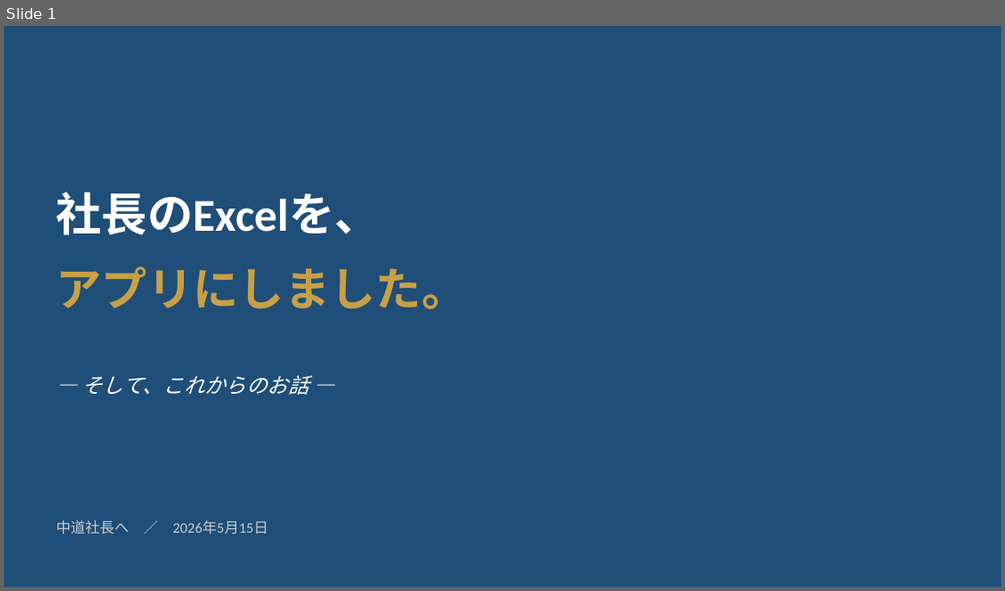
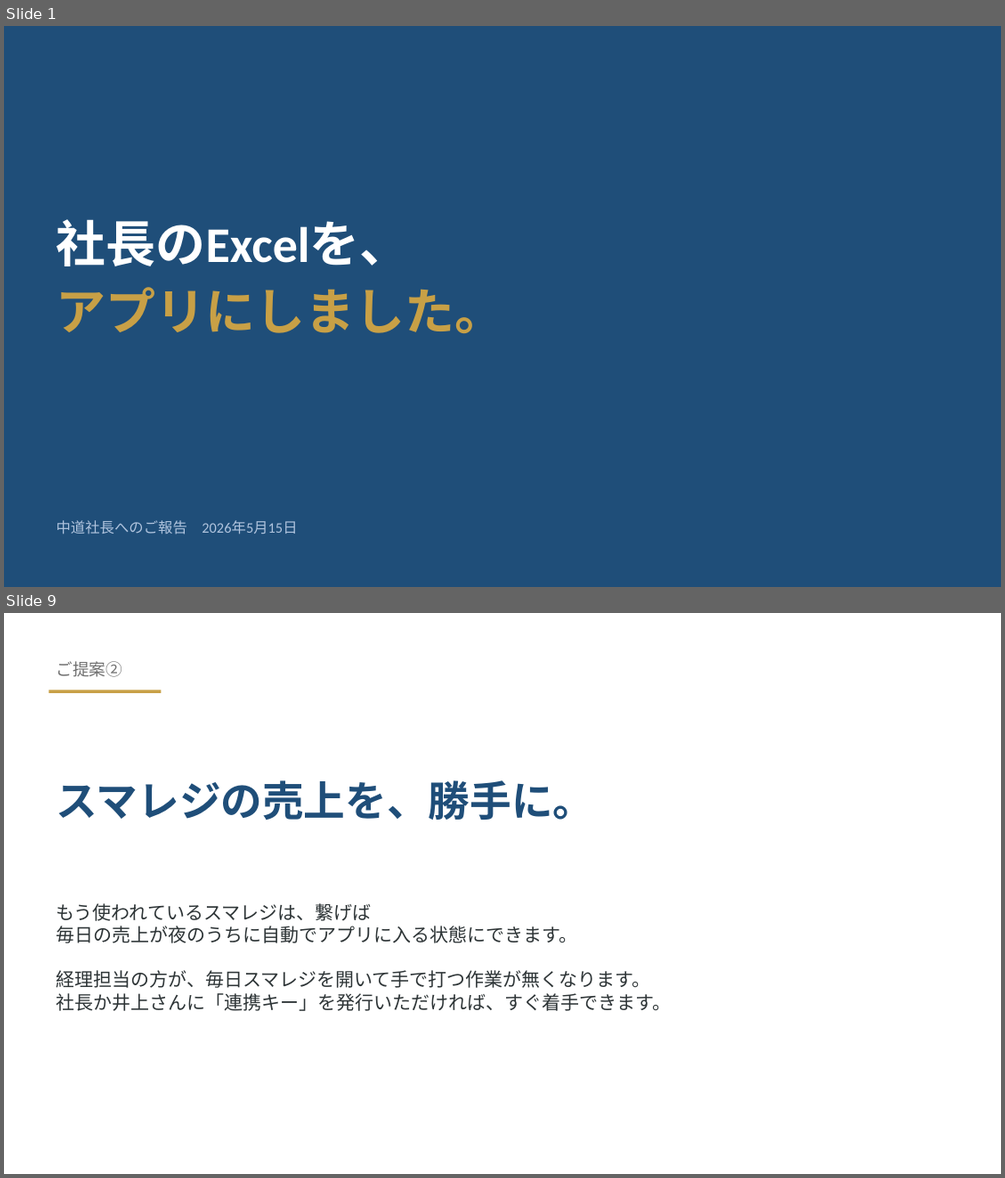
Before and after one commit to lbnakao/grcarsystem, a slide deck: 中道社長向け_資金管理_v10反映ご報告.pptx. Shown one above the other, each under a label of ours: slide 1 before the commit, slides 1 and 9 after it; the slides between them are not shown. The pictures are 1005x591 and 1005x1178 pixels, drawn with LibreOffice and Linux fonts; fonts in the diff are those of the drawing. Boxes give left, top, right and bottom in pixels: in the first picture for what was removed or moved away, otherwise in the second. Text is boxed around its words. In the diff, an @@ line names an element or a change of style, - is before the commit and + after.

```diff
--- a/中道社長向け_資金管理_v10反映ご報告.pptx
+++ b/中道社長向け_資金管理_v10反映ご報告.pptx
@@ slide 9 added at <box>4,613,1001,1174</box>, background #FFFFFF @@
@@ text added at <box>57,661,122,677</box>, 16 pt, text #707070 @@
+ご提案②
@@ line added from (48, 691) to (161, 691), #C8A046 3 pt @@
@@ text added at <box>57,780,595,819</box>, 40 pt, text #1F4E79, bold @@
+スマレジの売上を、勝手に。
@@ text added at <box>57,903,672,1011</box>, 18 pt, text #2D3436 @@
+もう使われているスマレジは、繋げば
+毎日の売上が夜のうちに自動でアプリに入る状態にできます。
+経理担当の方が、毎日スマレジを開いて手で打つ作業が無くなります。
+社長か井上さんに「連携キー」を発行いただければ、すぐ着手できます。
@@ slide 1 changed as well @@
@@ text "社長のExcelを、" at <box>57,219,410,266</box>: size 44 to 48 pt @@
@@ text "社長のExcelを、": place and size @@
-text "社長のExcelを、" at <box>57,192,380,235</box>
+text "社長のExcelを、" at <box>57,219,410,266</box>
@@ text "アプリにしました。": place and size @@
-text "アプリにしました。" at <box>57,266,468,309</box>
+text "アプリにしました。" at <box>57,287,505,333</box>
@@ text "アプリにしました。" at <box>57,287,505,333</box>: size 44 to 48 pt @@
@@ text removed at <box>81,375,308,394</box> @@
-— そして、これからのお話 —
@@ text at <box>57,520,297,534</box>: text changed; text colour #CCCCCC to #B0C4DE @@
-中道社長へ ／ 2026年5月15日
+中道社長へのご報告 2026年5月15日
```
Also in this commit, not shown: 6 other slides changed, 3 other slides added, 2 slides removed, 3 other files.
